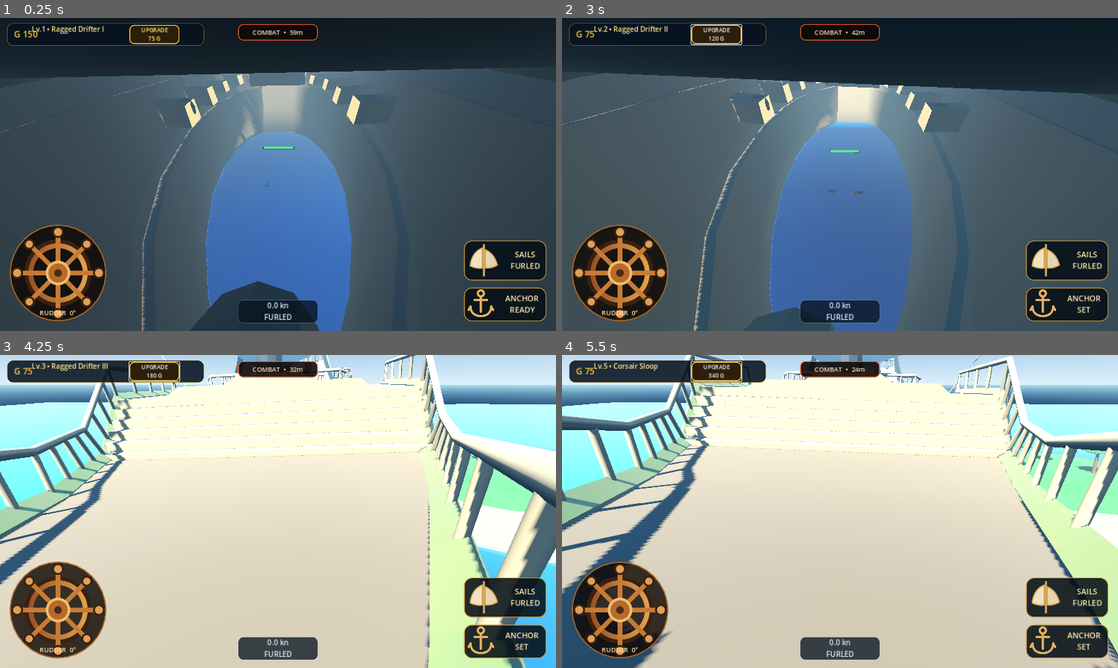
Above: before the commit, frames 1-4 (two rows, left to right).
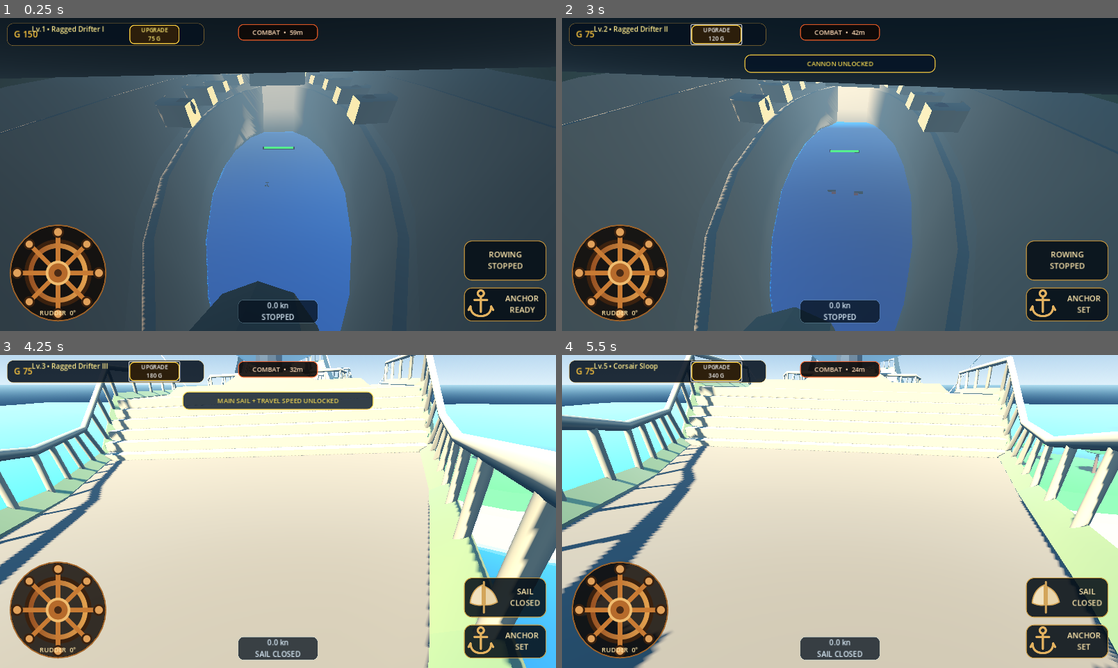
Above: after the commit, the same moments.

Repository: za99405com-ui/Pirate-Seasonline
Game: Godot game, scene res://scenes/world/world.tscn
Same seed, same stepped clock (60 frames per second), same inputs: the game is played once before the commit and once after it.
Inputs:
- Up to frame 1 (0.25 s): no input
- Up to frame 2 (3 s): click "SAILS FURLED" (after the commit: "ROWING STOPPED") at 0.5 s; click "SAILS FULL" (after the commit: "ROWING ON") at 1.25 s; click "ANCHOR READY" at 2 s; click "UPGRADE 75 G" at 2.75 s
- Up to frame 3 (4.25 s): click "UPGRADE 120 G" at 3.5 s
- Up to frame 4 (5.5 s): click "UPGRADE 180 G" at 4.25 s; click "UPGRADE 250 G" at 5 s

The runs differ from the first frame. In frame 1, 0.6% of the frame differs, in the area x 47-98%, y 72-97%; in frame 2, 1.0%; in frame 3, 2.3%, in the area x 32-97%, y 11-97%; in frame 4, 0.2%.

Commit message:
Add sail open close and level 3 travel UI

Diff:
--- a/godot_game/scripts/ui/hud.gd
+++ b/godot_game/scripts/ui/hud.gd
@@ -302,9 +302,9 @@
 func _cycle_sails() -> void:
 	if not player_ship or not is_instance_valid(player_ship) or not player_ship.has_method("get_sail_level"):
 		return
-	var current_level: int = int(player_ship.call("get_sail_level"))
-	var next_level: int = (current_level + 1) % 3
-	player_ship.call("set_sail_level", next_level)
+	# Two states only: stopped/closed or moving/open.
+	var current_state: int = int(player_ship.call("get_sail_level"))
+	player_ship.call("set_sail_level", 0 if current_state > 0 else 2)
 	_update_sailing_buttons()
 
 func _toggle_anchor() -> void:
@@ -318,14 +318,18 @@
 		return
 
 	if sails_button and player_ship.has_method("get_sail_level"):
-		var sail_level: int = int(player_ship.call("get_sail_level"))
-		match sail_level:
-			1:
-				sails_button.text = "SAILS\nHALF"
-			2:
-				sails_button.text = "SAILS\nFULL"
-			_:
-				sails_button.text = "SAILS\nFURLED"
+		var propulsion_on: bool = int(player_ship.call("get_sail_level")) > 0
+		var sail_unlocked: bool = GameManager.current_ship_level >= 3
+		if player_ship.has_method("has_sail_upgrade"):
+			sail_unlocked = bool(player_ship.call("has_sail_upgrade"))
+
+		if sail_unlocked:
+			sails_button.icon = load("res://assets/ui/sail.svg") as Texture2D
+			sails_button.text = "SAIL\nOPEN" if propulsion_on else "SAIL\nCLOSED"
+		else:
+			# Before the sail is installed, this same control is the basic rowing stop/go control.
+			sails_button.icon = null
+			sails_button.text = "ROWING\nON" if propulsion_on else "ROWING\nSTOPPED"
 
 	if anchor_button and player_ship.has_method("is_anchor_deployed"):
 		var deployed: bool = bool(player_ship.call("is_anchor_deployed"))
@@ -393,16 +397,15 @@
 		if player_ship.has_method("is_travel_mode"):
 			travel_active = bool(player_ship.call("is_travel_mode"))
 
-		var sail_name: String = "FURLED"
-		if player_ship.has_method("get_sail_level"):
-			match int(player_ship.call("get_sail_level")):
-				1:
-					sail_name = "HALF SAIL"
-				2:
-					sail_name = "FULL SAIL"
+		var propulsion_on: bool = int(player_ship.call("get_sail_level")) > 0 if player_ship.has_method("get_sail_level") else false
+		var status_name: String
+		if GameManager.current_ship_level >= 3:
+			status_name = "SAIL OPEN" if propulsion_on else "SAIL CLOSED"
+		else:
+			status_name = "ROWING" if propulsion_on else "STOPPED"
 
 		var prefix: String = "TRAVEL ×1.5  •  " if travel_active else ""
-		speed_label.text = "%s%.1f kn\n%s" % [prefix, speed_value, sail_name]
+		speed_label.text = "%s%.1f kn\n%s" % [prefix, speed_value, status_name]
 
 	_update_sailing_buttons()
 	_update_combat_indicator()
@@ -456,6 +459,11 @@
 	if ship_level_label:
 		ship_level_label.text = "Lv.%d • %s" % [new_level, title]
 	_update_upgrade_button()
+	_update_sailing_buttons()
+	if new_level == 2:
+		_show_notification("CANNON UNLOCKED")
+	elif new_level == 3:
+		_show_notification("MAIN SAIL + TRAVEL SPEED UNLOCKED")
 
 func _on_ship_storage_changed(_used: int, _capacity: int) -> void:
 	pass
